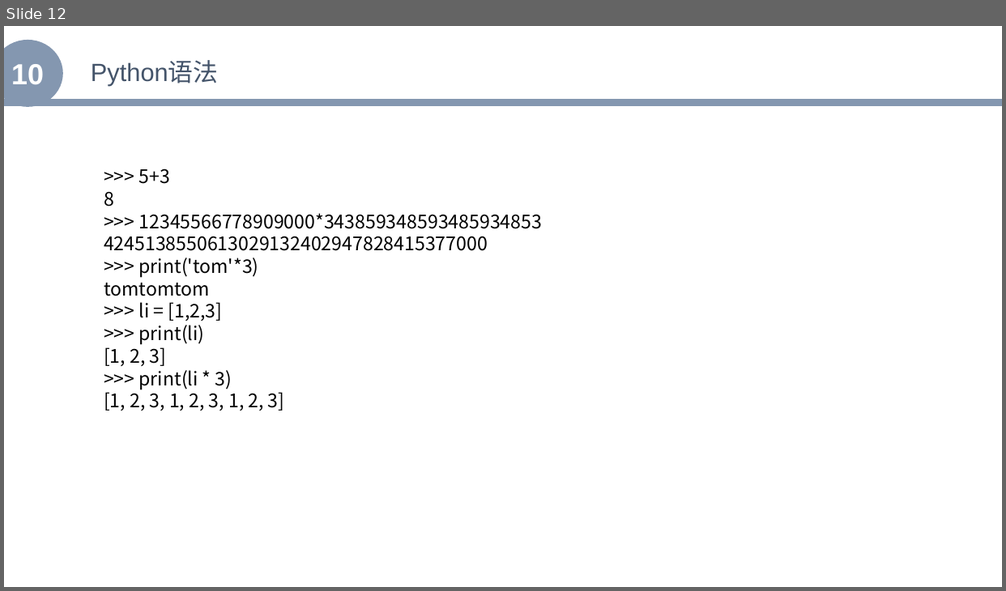
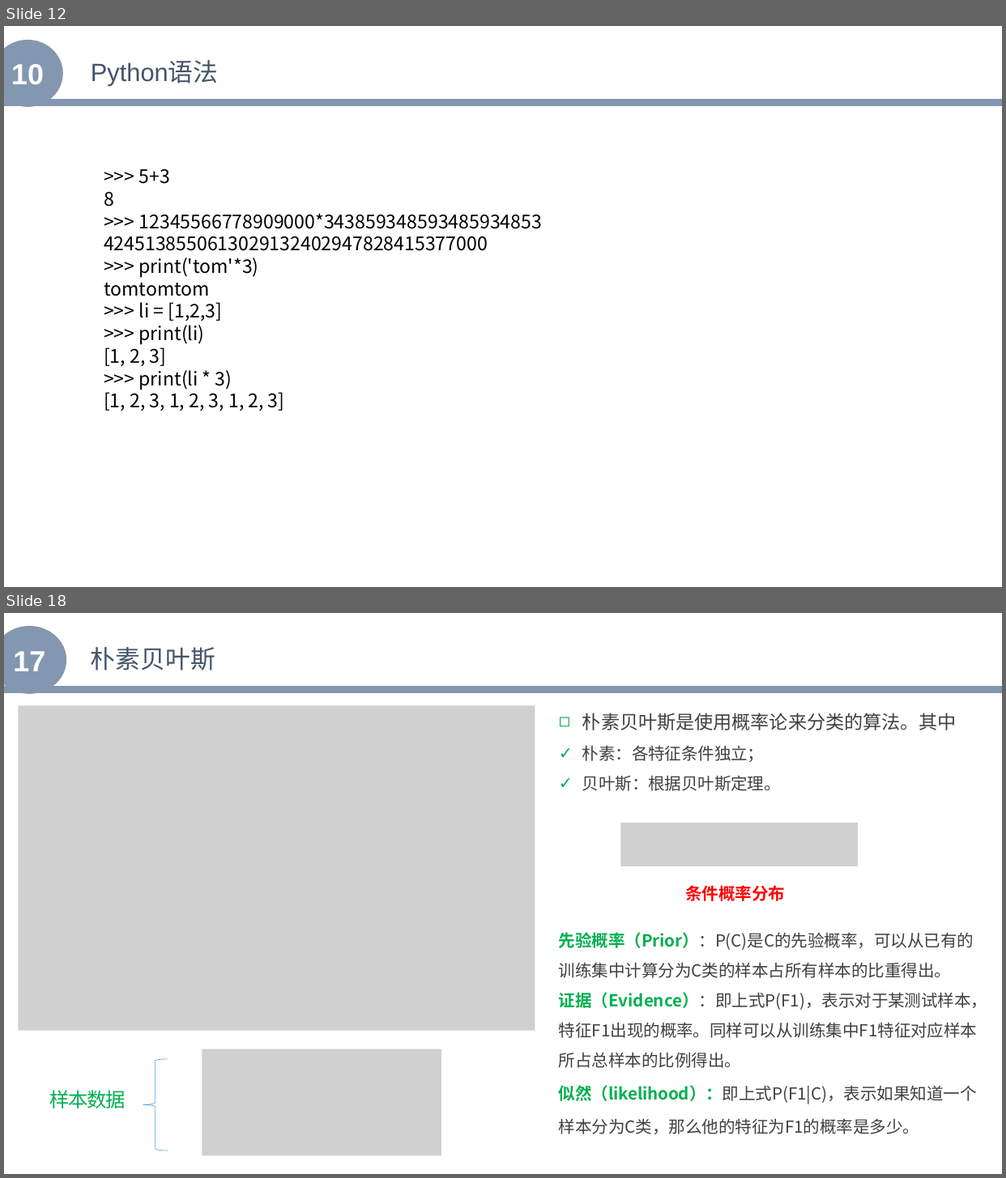
Before and after one commit to zhenglibins/python, a slide deck: python资料/Python与机器学习入门.pptx. Shown one above the other, each under a label of ours: slide 12 before the commit, slides 12 and 18 after it; the slides between them are not shown. The pictures are 1006x591 and 1006x1178 pixels, drawn with LibreOffice and Linux fonts; fonts in the diff are those of the drawing; grey boxes stand for pictures. Boxes give left, top, right and bottom in pixels: in the first picture for what was removed or moved away, otherwise in the second. Text is boxed around its words. In the diff, an @@ line names an element or a change of style, - is before the commit and + after.

```diff
--- a/python资料/Python与机器学习入门.pptx
+++ b/python资料/Python与机器学习入门.pptx
@@ slide 18 added at box(4, 613, 1002, 1174), background #FFFFFF @@
@@ ellipse added at box(4, 626, 66, 694), fill #8497B0, 28 pt, text #FFFFFF, bold @@
+17
@@ text added at box(91, 647, 215, 671), 24 pt, text #44546A @@
+朴素贝叶斯
@@ line added from (4, 689) to (1002, 689), #8497B0 7 pt @@
@@ picture added at box(19, 706, 535, 1031) @@
@@ text added at box(582, 713, 957, 791), 16 pt, text #404040 @@
+◻ 朴素贝叶斯是使用概率论来分类的算法。其中
+✓ 朴素：各特征条件独立；
+✓ 贝叶斯：根据贝叶斯定理。
@@ picture added at box(621, 823, 859, 866) @@
@@ text added at box(685, 885, 785, 901), 16 pt, text #FF0000, bold @@
+条件概率分布
@@ text added at box(559, 932, 988, 1135), 16 pt, text #404040 @@
+先验概率（Prior）：P(C)是C的先验概率，可以从已有的 训练集中计算分为C类的样本占所有样本的比重得出。
+证据（Evidence）：即上式P(F1)，表示对于某测试样本， 特征F1出现的概率。同样可以从训练集中F1特征对应样本 所占总样本的比例得出。
+似然（likelihood）：即上式P(F1|C)，表示如果知道一个 样本分为C类，那么他的特征为F1的概率是多少。
@@ picture added at box(202, 1050, 442, 1157) @@
@@ freeform shape added at box(143, 1059, 168, 1152), outline #5B9BD4 0.48 pt @@
@@ text added at box(49, 1090, 126, 1109), 19 pt, text #00AF50 @@
+样本数据
```
Also in this commit, not shown: 1 slide changed, 4 other slides added, 1 slide removed.
